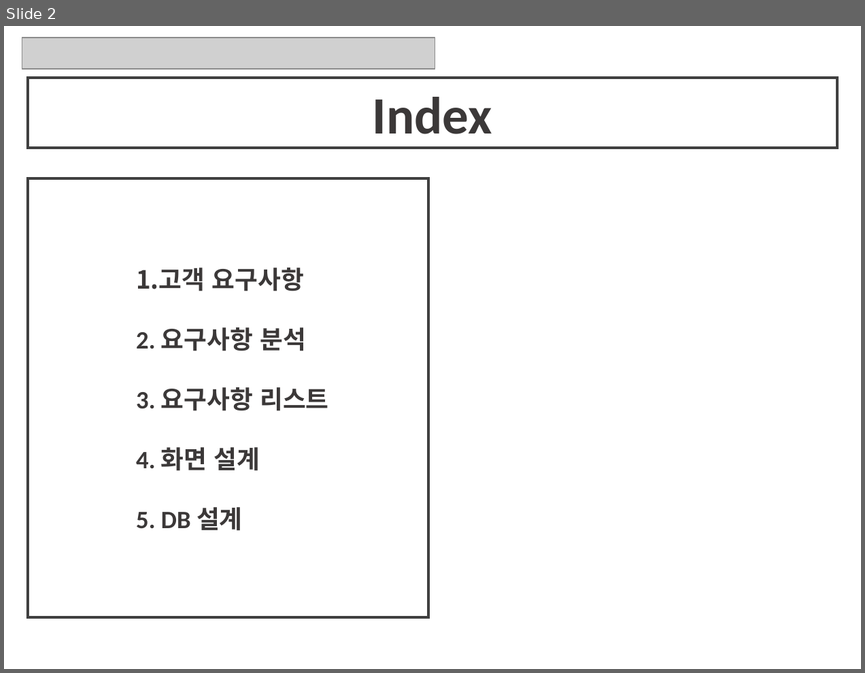
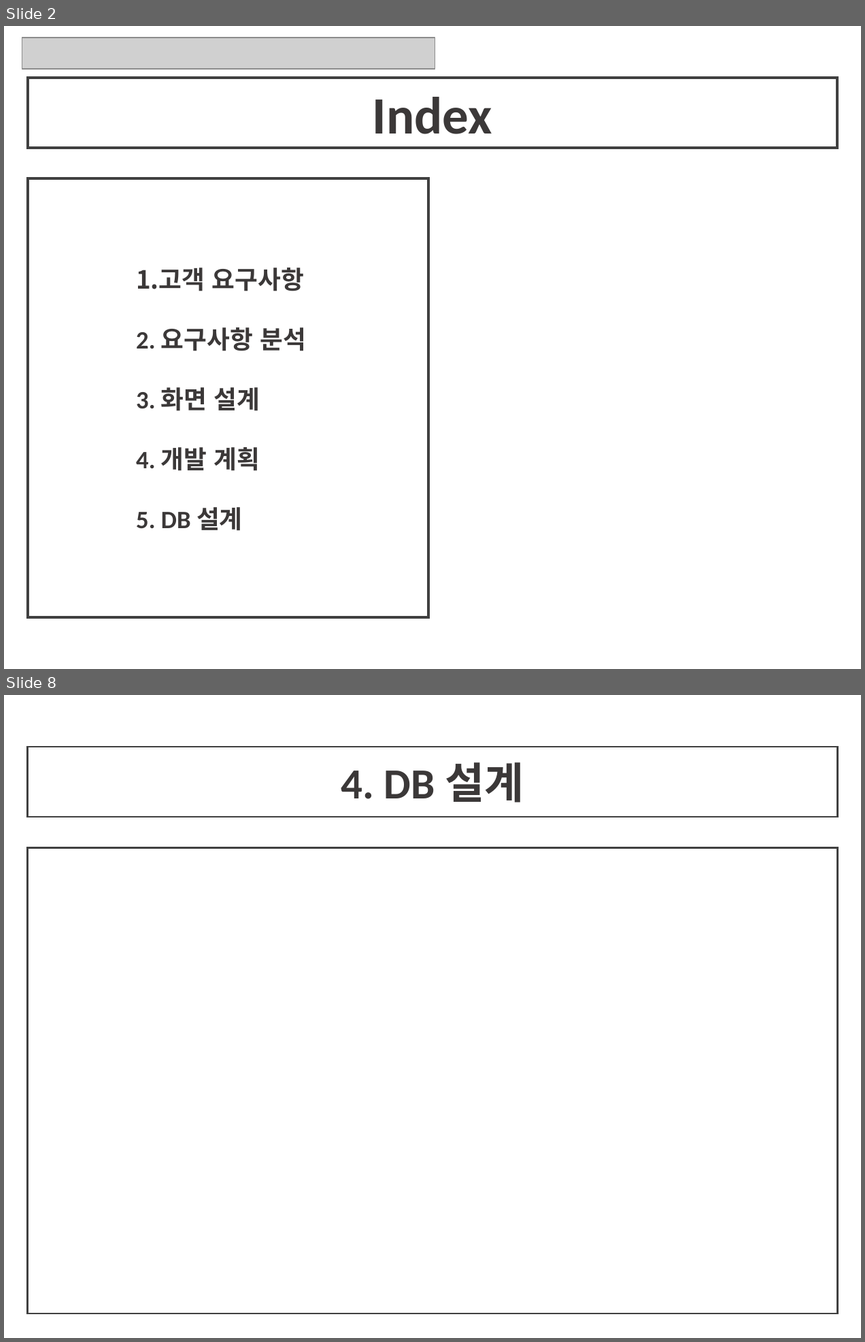
Before and after one commit to himediaai/DongGyun, a slide deck: 기획안.pptx. Shown one above the other, each under a label of ours: slide 2 before the commit, slides 2 and 8 after it; the slides between them are not shown. The pictures are 865x673 and 865x1342 pixels, drawn with LibreOffice and Linux fonts; fonts in the diff are those of the drawing; grey boxes stand for pictures. Boxes give left, top, right and bottom in pixels: in the first picture for what was removed or moved away, otherwise in the second. Text is boxed around its words. In the diff, an @@ line names an element or a change of style, - is before the commit and + after.

```diff
--- a/기획안.pptx
+++ b/기획안.pptx
@@ slide 8 added at (x1=4, y1=695, x2=861, y2=1338), background #FFFFFF @@
@@ rectangle added at (x1=27, y1=747, x2=837, y2=817), outline #404040 1.5 pt, 36 pt, text #3B3838, bold @@
+4. DB 설계
@@ rectangle added at (x1=27, y1=847, x2=837, y2=1312), outline #404040 1.5 pt @@
@@ slide 2 changed as well @@
@@ text at (x1=136, y1=387, x2=260, y2=471): text changed @@
-3. 요구사항 리스트
-4. 화면 설계
+3. 화면 설계
+4. 개발 계획
```
Also in this commit, not shown: 2 other slides changed, 4 other slides added, 4 slides removed.
